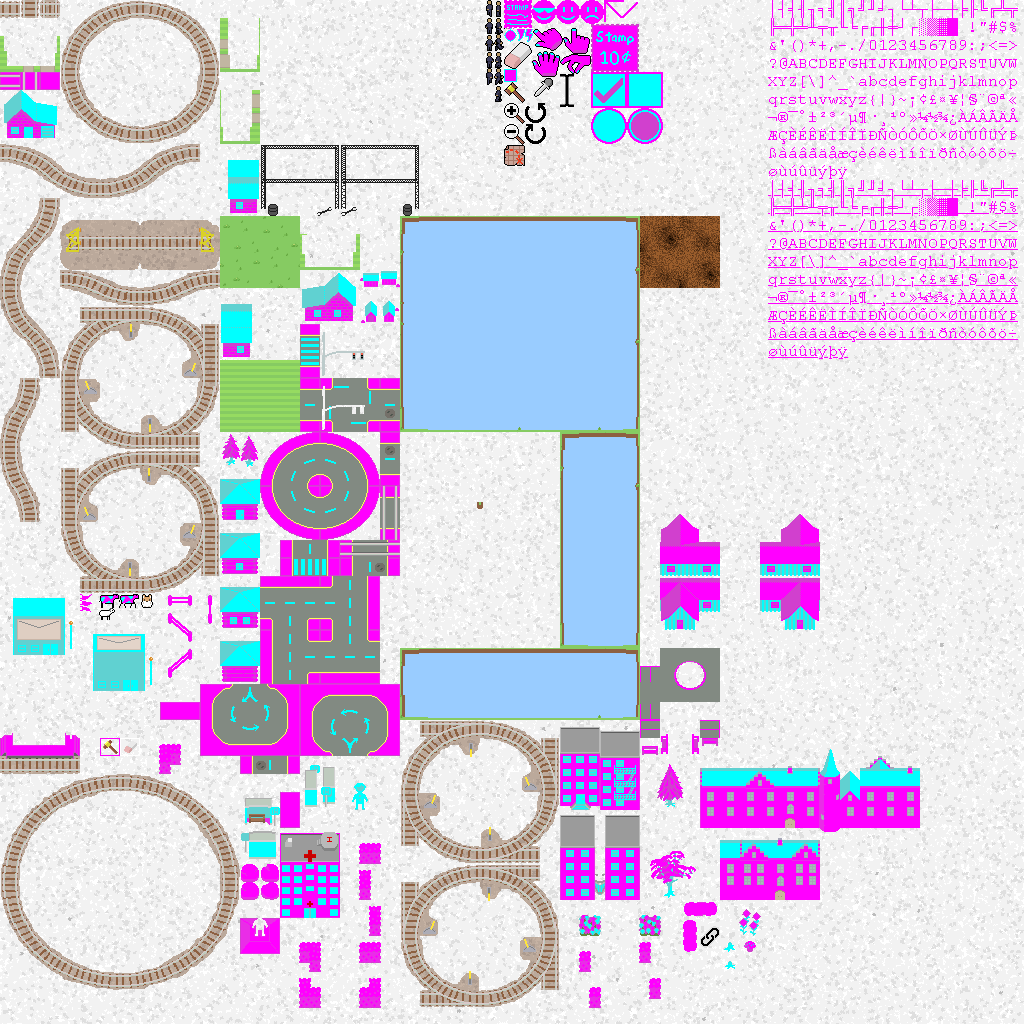
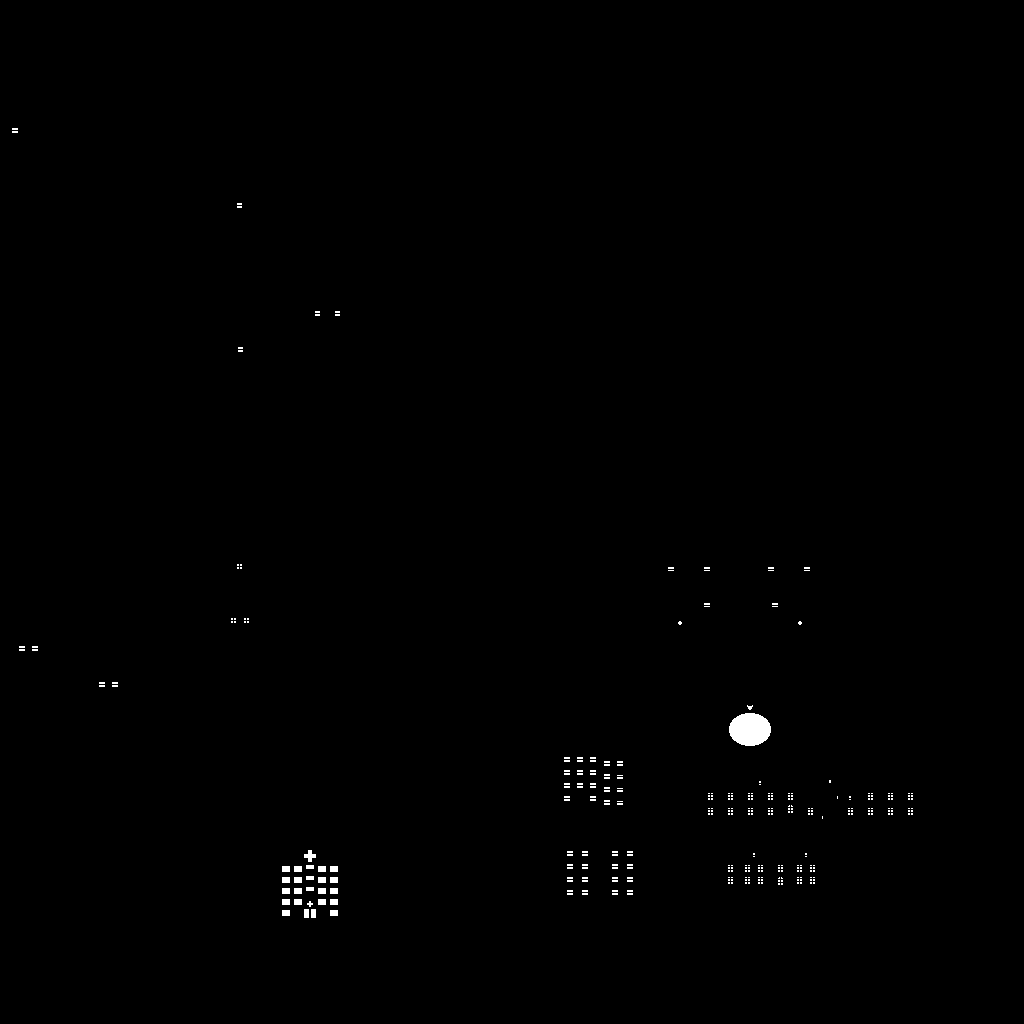
Revision of a layered 1024×1024 image; what changed, layer by layer:
renamed "Pasted Layer #2" to "Layer #2", painted on it over [0, 0, 1024, 1024]
added group "Layer Group" with 4 layers over [0, 0, 1024, 1024]
moved "base.png copy" into group "Layer Group", painted on it over [0, 0, 1018, 1008]
moved "Layer" into group "Layer Group" over [0, 0, 1024, 1024]
moved "Layer #1" into group "Layer Group" over [0, 0, 1024, 1024]
moved "Pasted Layer" into group "Layer Group" over [0, 0, 559, 1007]
